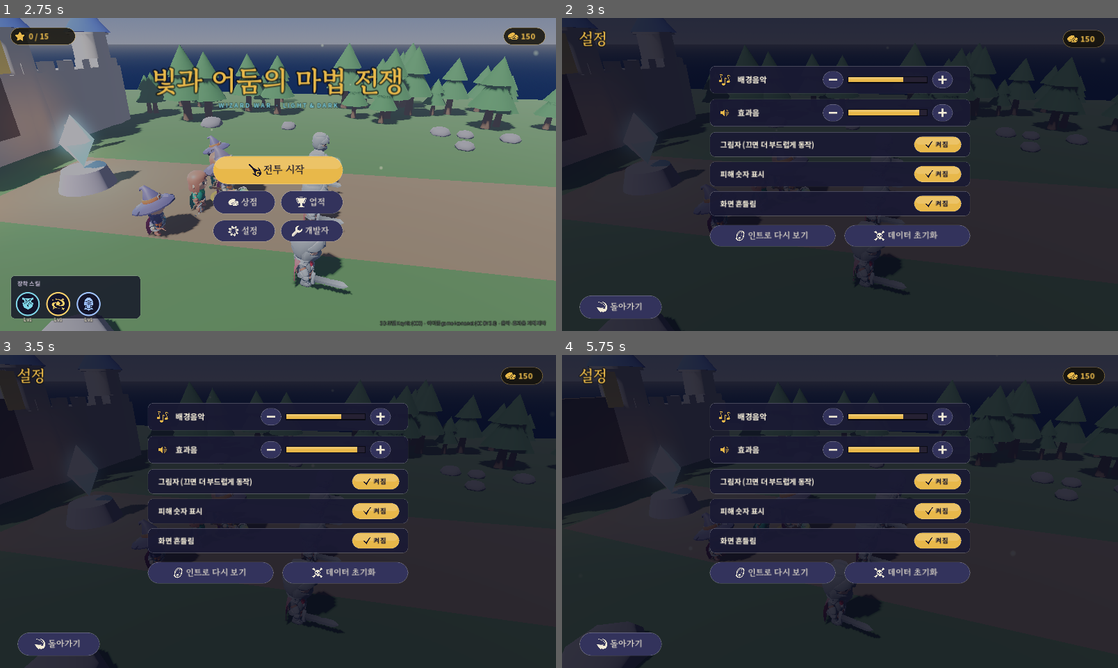
Above: before the commit, frames 1-4 (two rows, left to right).
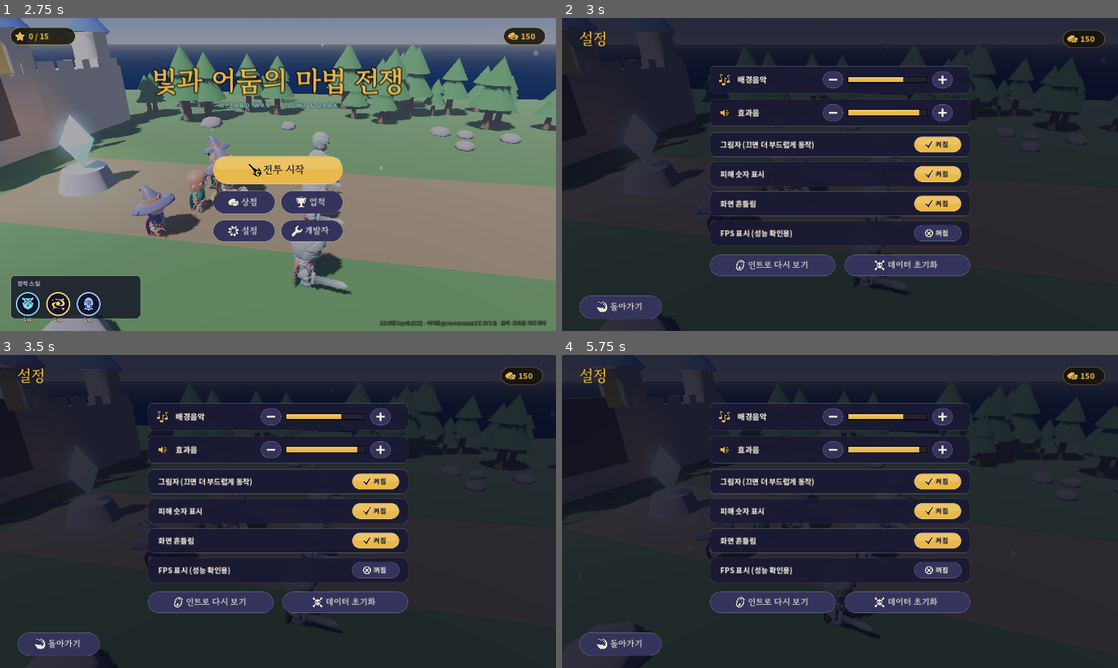
Above: after the commit, the same moments.

Repository: jinseoyoon212-bot/claude-code
Game: Godot game, scene res://main.tscn
Two runs of this game, one before a commit and one after it. Both use one fixed random seed, a clock stepped at 60 frames per second and the inputs below.
Inputs (mouse positions are in pixels of both pictures, inside the frame that each line leads up to):
- Up to frame 1 (2.75 s): tap Enter at 0.5 s; move the mouse to (400, 158) at 0.52 s; hold D 0.53-1.25 s; hold J 0.53-1.25 s; click (400, 158) at 0.67 s; tap Space at 0.77 s; drag from (166, 190) to (250, 237) at 1.27 s; move the mouse to (333, 105) at 2.02 s; hold D from 2.03 s (still down); tap E at 2.1 s
- Up to frame 2 (3 s): release D at 2.75 s; drag from (812, 237) to (673, 127) at 2.77 s
- Up to frame 3 (3.5 s): no input
- Up to frame 4 (5.75 s): move the mouse to (1006, 558) at 3.52 s; hold A 3.53-4.25 s; tap F at 3.6 s; tap Space at 3.77 s; drag from (673, 464) to (756, 433) at 4.27 s; move the mouse to (867, 511) at 5.02 s; hold S from 5.03 s (still down); tap K at 5.1 s; click (867, 511) at 5.17 s

Frame 1 is identical in both runs. In frame 2, 5.7% of the frame differs, in the area x 26-74%, y 64-83%; in frame 3, 5.7%; in frame 4, 5.8%.

Commit message:
Web: multi-threaded preset and --isolate packaging, FPS toggle, fix vertical look_at in warm-up
Co-Authored-By: Claude Sonnet 5.5 <noreply@anthropic.com>
Claude-Session: https://claude.ai/code/session_01R9fLpr8s2v1crtvbbRGtbJ

Diff:
--- a/wizard-war-3d/hud.gd
+++ b/wizard-war-3d/hud.gd
@@ -163,6 +163,9 @@
 
 func _draw_panels() -> void:
 	var s := size
+	if Save.settings.fps:
+		var fps := Engine.get_frames_per_second()
+		txt(f_bold, Vector2(360, 36), "FPS %d" % fps, 16, C_OK if fps >= 50 else (C_GOLD if fps >= 30 else C_BLOOD))
 	panel(Rect2(16, 16, 330, 92))
 	txt(f_bold, Vector2(30, 42), "대마법사", 15, C_GOLD, HORIZONTAL_ALIGNMENT_LEFT, false)
 	txt(f_body, Vector2(332, 42), "%d / %d" % [main.hero.hp, main.hero.max_hp], 13, C_INK, HORIZONTAL_ALIGNMENT_RIGHT, false)
--- a/wizard-war-3d/main.gd
+++ b/wizard-war-3d/main.gd
@@ -281,7 +281,7 @@
 	sparks(p, Color.WHITE, 3, 1.0, 0.4)
 	ring_effect(p, Color.WHITE, 0.3, 0.5, 0.4)
 	burst_effect(p, Color.WHITE)
-	beam_effect(p, p + Vector3(0, 0.6, 0), Color.WHITE)
+	beam_effect(p, p + Vector3(0.6, 0.2, 0), Color.WHITE)   # 수직이면 look_at이 실패하므로 비스듬히
 	spawn_meteor(p + Vector3(0, 0, 0), 0.0, 0.0)
 
 
--- a/wizard-war-3d/menu.gd
+++ b/wizard-war-3d/menu.gd
@@ -153,7 +153,7 @@
 		"shadows":
 			Save.settings.shadows = not Save.settings.shadows
 			main.sun.shadow_enabled = Save.settings.shadows
-		"numbers", "shake":
+		"numbers", "shake", "fps":
 			Save.settings[k] = not Save.settings[k]
 		"intro":
 			Save.intro_seen = false
@@ -552,7 +552,7 @@
 		bar(Rect2(x + 320, y + 26, 180, 12), Save.settings[rw[0]], C_GOLD)
 		button(Rect2(x + 512, y + 12, 48, 40), "+", "set:%s:+" % rw[0], true, false)
 		y += 76
-	for rw in [["shadows", "그림자 (끄면 더 부드럽게 동작)"], ["numbers", "피해 숫자 표시"], ["shake", "화면 흔들림"]]:
+	for rw in [["shadows", "그림자 (끄면 더 부드럽게 동작)"], ["numbers", "피해 숫자 표시"], ["shake", "화면 흔들림"], ["fps", "FPS 표시 (성능 확인용)"]]:
 		panel(Rect2(x, y, 600, 58), C_CARD, 12)
 		txt(f_bold, Vector2(x + 24, y + 36), rw[1], 17, C_INK, HORIZONTAL_ALIGNMENT_LEFT, false)
 		var on: bool = Save.settings[rw[0]]
--- a/wizard-war-3d/save.gd
+++ b/wizard-war-3d/save.gd
@@ -74,7 +74,7 @@
 var stats := {"kills": 0, "bosses": 0, "elites": 0, "games": 0}
 var endless_best := 0
 var claimed: Array = []
-var settings := {"music": 0.7, "sfx": 0.9, "shadows": true, "numbers": true, "shake": true}
+var settings := {"music": 0.7, "sfx": 0.9, "shadows": true, "numbers": true, "shake": true, "fps": false}
 var dev_unlocked := false
 var current_stage := "s1"
 
Not shown, changed: wizard-war-3d/export_presets.cfg
